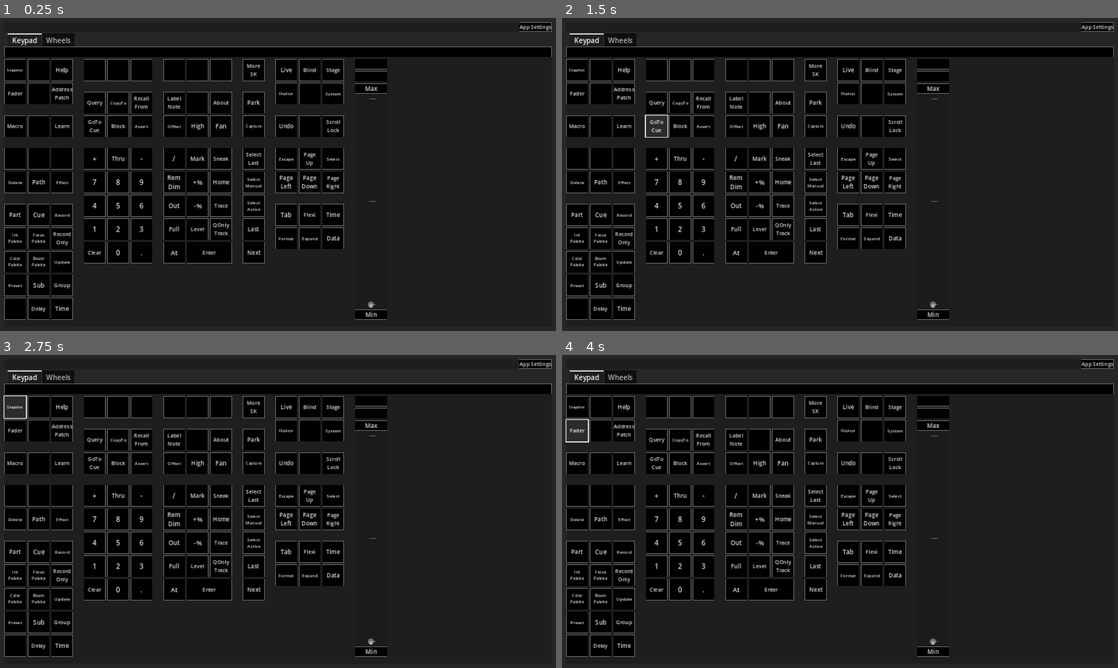
Above: before the commit, frames 1-4 (two rows, left to right).
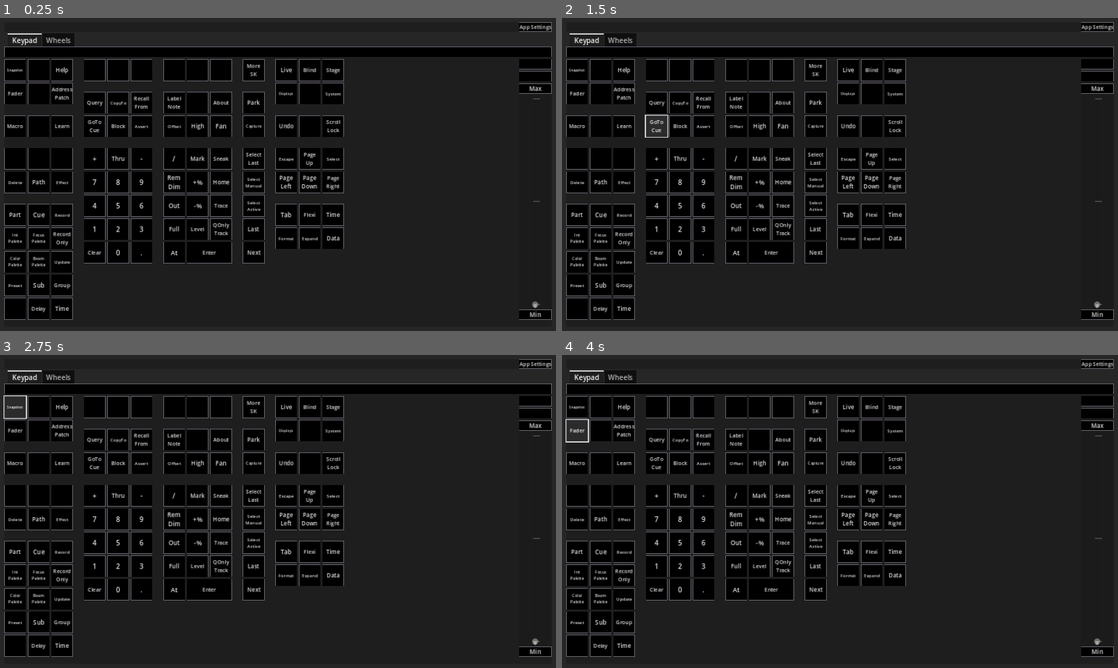
Above: after the commit, the same moments.

Repository: CoffeeCoder1/etc-eos-remote
Game: Godot game, scene res://scenes/main/main.tscn
The game is run twice, just before and just after one commit, with the same random seed, the same clock (stepped at 60 frames per second) and the same inputs.
Inputs (mouse positions are in pixels of both pictures, inside the frame that each line leads up to):
- Up to frame 1 (0.25 s): no input
- Up to frame 2 (1.5 s): click "GoTo Cue" at 0.5 s; click "GoTo Cue" at 1.25 s
- Up to frame 3 (2.75 s): click "Snapshot" at 2 s
- Up to frame 4 (4 s): click (600, 408) at 2.77 s; click "Fader" at 3.5 s

The runs differ from the first frame. In frame 1, 1.6% of the frame differs, in the area x 63-100%, y 13-97%; in frame 2, 1.6%; in frame 3, 1.6%; in frame 4, 1.6%.

Commit message:
Anchor the keypad wheel to the right edge of the screen

Diff:
--- a/scenes/panels/keypad/keypad.tscn
+++ b/scenes/panels/keypad/keypad.tscn
@@ -1038,4 +1038,5 @@
 
 [node name="Wheel" parent="VBoxContainer/HBoxContainer" instance=ExtResource("6_66y7a")]
 layout_mode = 2
+size_flags_horizontal = 10
 delete_on_null_type = false
